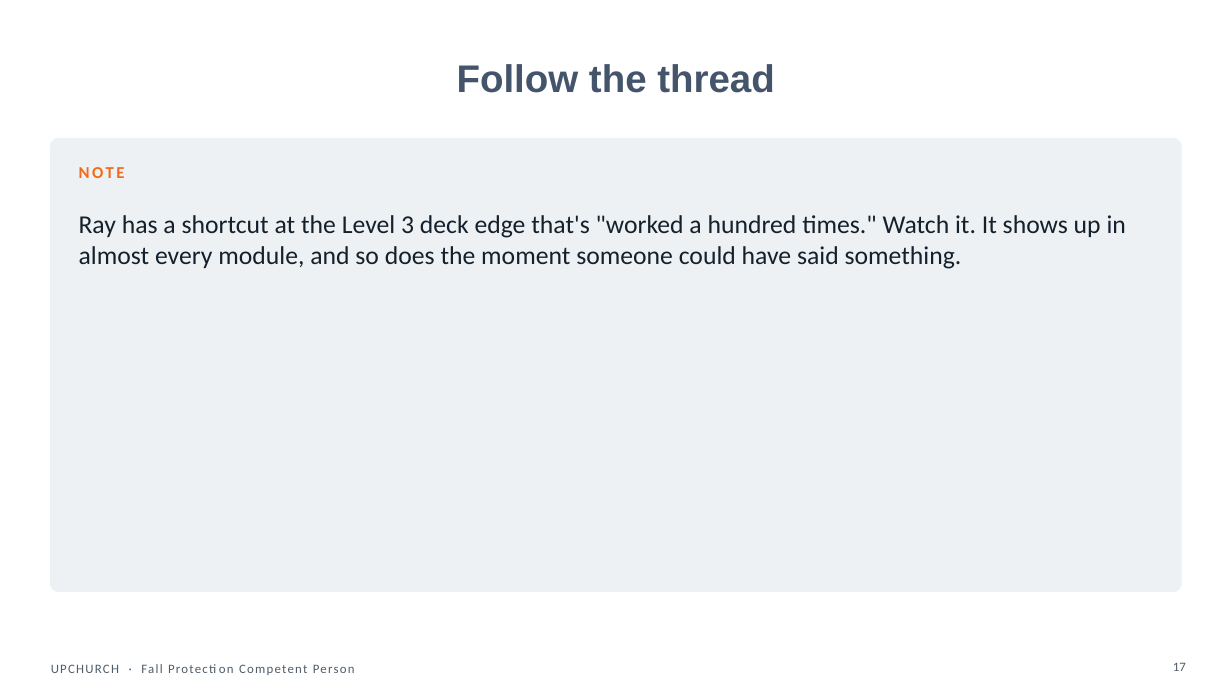
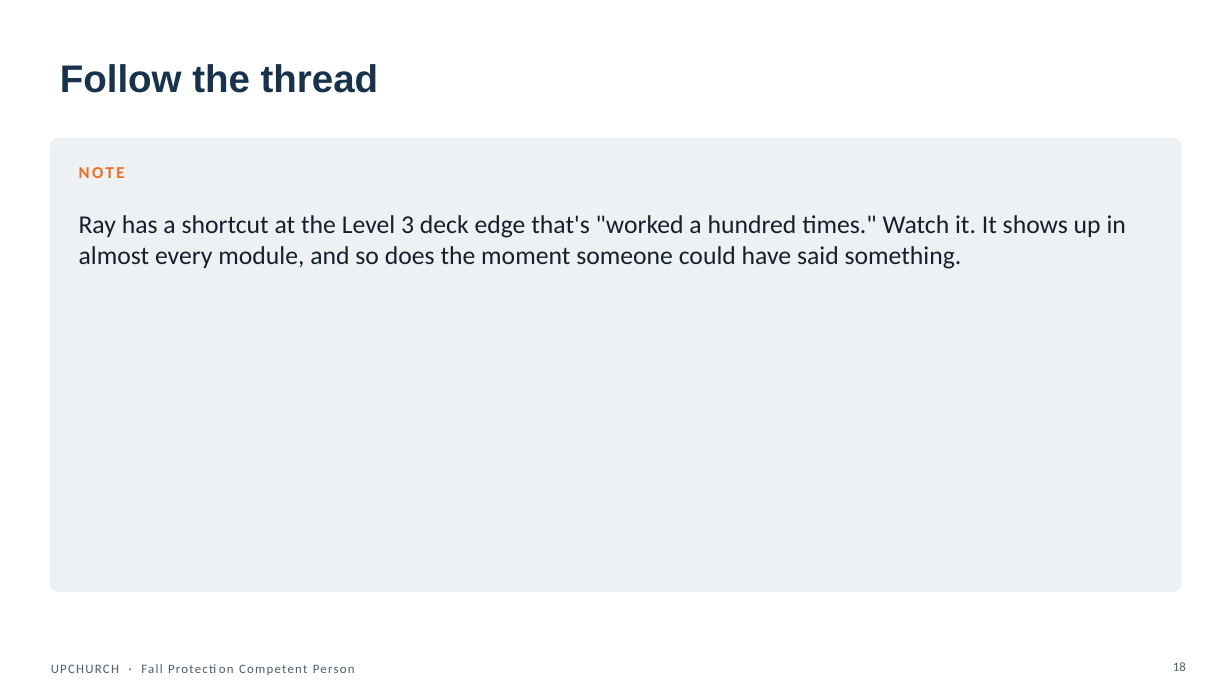
Before and after one commit to jeancastillo1983-max/index, a slide deck: slide 18 of deliverables/powerpoint/FPCP_M0_start-here-why-you-why-now.pptx (slide 17 before the commit). Drawn at 1232x693 pixels with LibreOffice and Linux fonts; fonts in the diff are those of the drawing. Boxes give left, top, right and bottom in pixels: in the first picture for what was removed or moved away, otherwise in the second. Text is boxed around its words. In the diff, an @@ line names an element or a change of style, - is before the commit and + after.

```diff
--- a/deliverables/powerpoint/FPCP_M0_start-here-why-you-why-now.pptx
+++ b/deliverables/powerpoint/FPCP_M0_start-here-why-you-why-now.pptx
@@ title "Follow the thread" at (x1=60, y1=64, x2=379, y2=93): text colour #44546A to #17324D; alignment centre to left @@
@@ page number at (x1=1173, y1=662, x2=1186, y2=671): text changed @@
-17
+18
```
Also in this commit, not shown: 26 other slides changed, 1 slide added, 49 other files.
